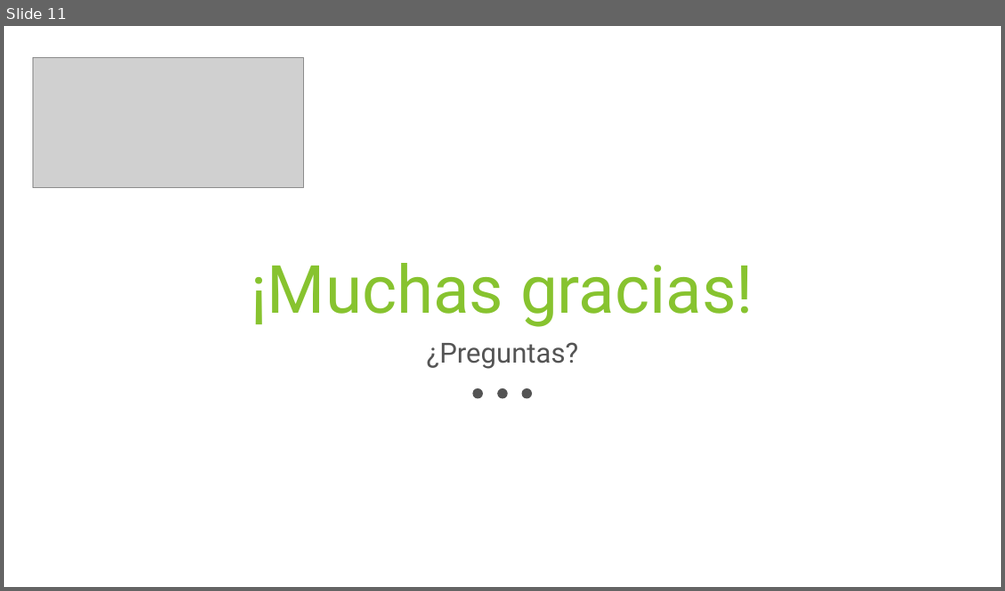
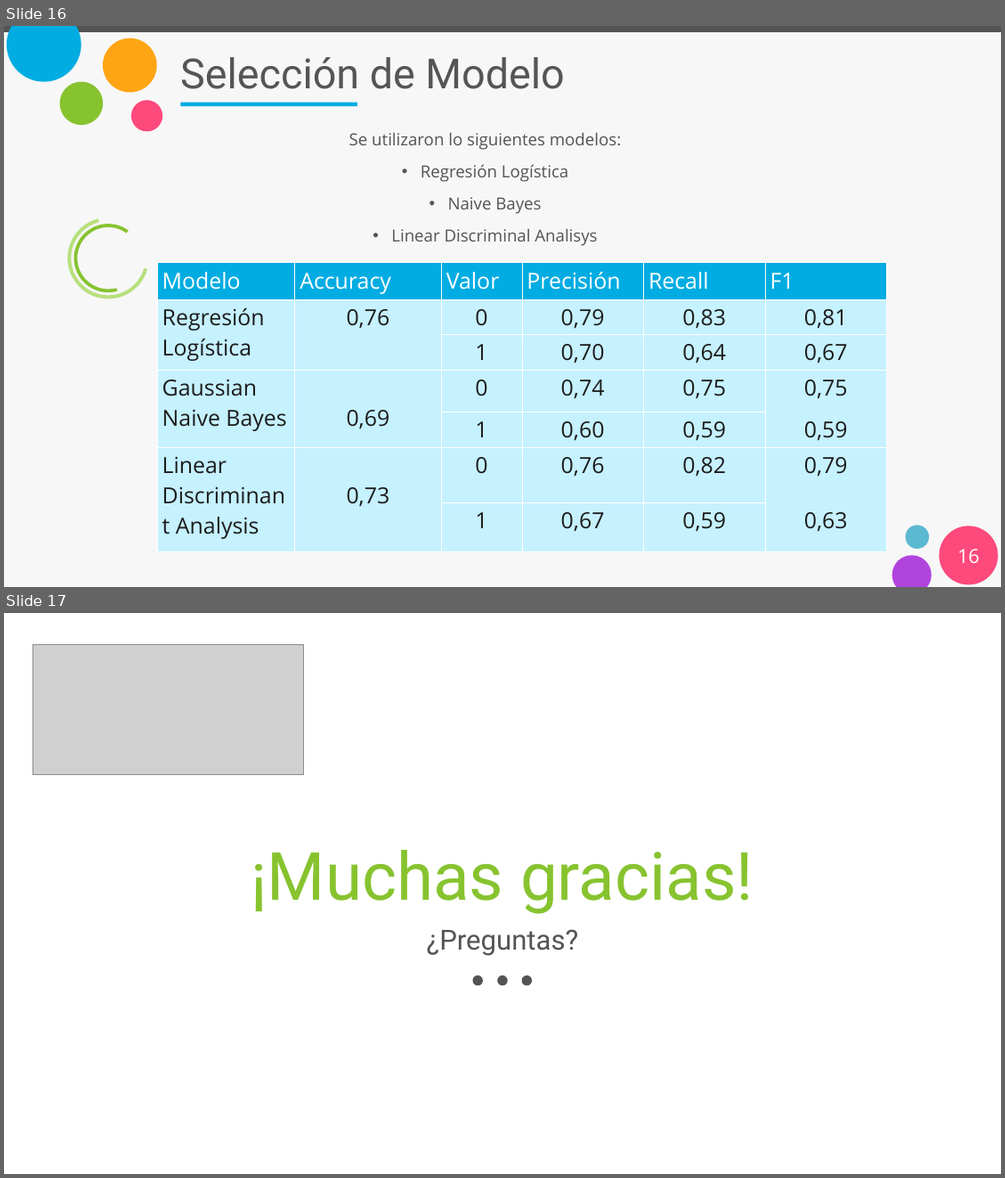
Before and after one commit to gp34446/desafio3, a slide deck: Presentación_desafio_3.pptx. Shown one above the other, each under a label of ours: slide 11 before the commit, slides 16 and 17 after it. The pictures are 1005x591 and 1005x1178 pixels, drawn with LibreOffice and Linux fonts; fonts in the diff are those of the drawing; grey boxes stand for pictures. Boxes give left, top, right and bottom in pixels: in the first picture for what was removed or moved away, otherwise in the second. Text is boxed around its words. In the diff, an @@ line names an element or a change of style, - is before the commit and + after.

```diff
--- a/Presentación_desafio_3.pptx
+++ b/Presentación_desafio_3.pptx
@@ slide 16 added at <box>4,26,1001,587</box>, background #F7F7F7 @@
@@ rectangle added at <box>4,26,1001,32</box>, fill #545454 @@
@@ freeform shape added at <box>7,26,81,82</box>, fill #00ACE2 @@
@@ ellipse added at <box>103,38,157,92</box>, fill #FFA513 @@
@@ title added at <box>180,57,564,89</box>, 60 pt, text #555555 @@
+Selección de Modelo
@@ ellipse added at <box>60,82,103,125</box>, fill #87C32F @@
@@ ellipse added at <box>131,100,162,132</box>, fill #FD497C @@
@@ rectangle added at <box>180,103,356,106</box>, fill #00ACE2 @@
@@ text added at <box>349,133,621,246</box>, 24 pt, text #545454 @@
+Se utilizaron lo siguientes modelos:
+• Regresión Logística
+• Naive Bayes
+• Linear Discriminal Analisys
@@ arch (boxed as its full ring) added at <box>52,202,163,313</box>, fill #B8E07D @@
@@ arch (boxed as its full ring) added at <box>64,214,153,303</box>, fill #87C32F @@
@@ table added at <box>157,263,887,556</box>, 9 rows, 6 columns @@
+Modelo | Accuracy | Valor | Precisión | Recall | F1
+Regresión Logística | 0,76 | 0 | 0,79 | 0,83 | 0,81
+ |  | 1 | 0,70 | 0,64 | 0,67
+Gaussian Naive Bayes | 0,69 | 0 | 0,74 | 0,75 | 0,75
+ |  |  |  |  | 0,59
+ |  | 1 | 0,60 | 0,59 | 
+Linear Discriminant Analysis | 0,73 | 0 | 0,76 | 0,82 | 0,79
+ |  |  |  |  | 0,63
+ |  | 1 | 0,67 | 0,59 | 
@@ ellipse added at <box>905,525,929,548</box>, fill #5BB8D1 @@
@@ ellipse added at <box>939,525,998,584</box>, fill #FD497C @@
@@ freeform shape added at <box>891,555,931,587</box>, fill #B143DD @@
@@ page number added at <box>957,548,979,563</box>, 28 pt, text #FFFFFF @@
+16
@@ what was slide 11 is now slide 17 @@
```
Also in this commit, not shown: 43 slides changed, 5 other slides added.
